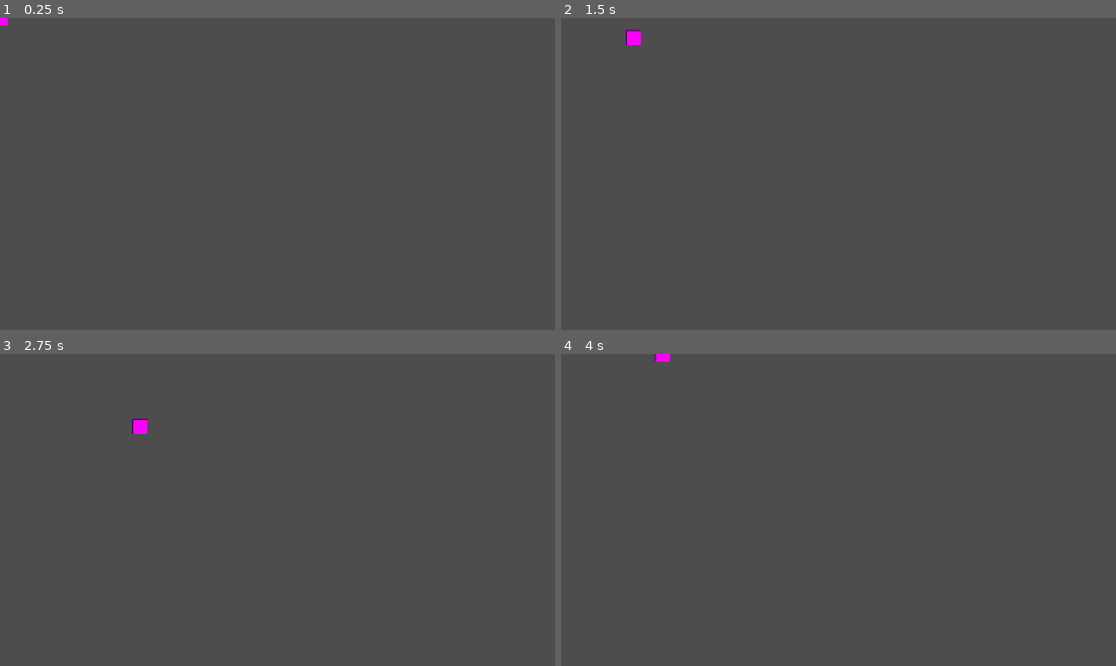
Above: before the commit, frames 1-4 (two rows, left to right).
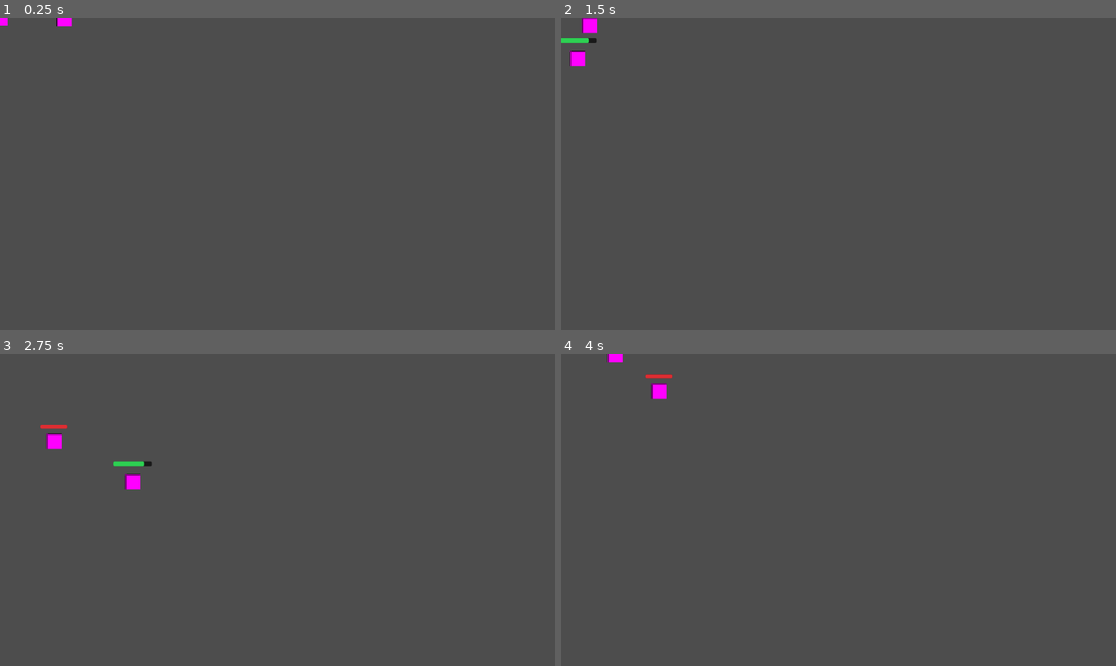
Above: after the commit, the same moments.

Repository: Excellund/AbyssalDescent
Game: Godot game, scene res://scenes/Main.tscn
The game is run twice, just before and just after one commit, with the same random seed, the same clock (stepped at 60 frames per second) and the same inputs. Before the commit the project starts from res://scenes/Player.tscn.
Inputs:
- Up to frame 1 (0.25 s): no input
- Up to frame 2 (1.5 s): hold D (move_right) 0.53-1.28 s; tap Space (dash) at 0.6, 1.35 s; hold S (move_down) from 1.28 s (still down)
- Up to frame 3 (2.75 s): release S (move_down) at 2.03 s; hold D (move_right) from 2.03 s (still down); tap Space (dash) at 2.1 s
- Up to frame 4 (4 s): release D (move_right) at 2.78 s; hold W (move_up) 2.78-3.53 s; tap Space (dash) at 2.85, 3.6 s; hold A (move_left) from 3.53 s (still down)

The runs differ from the first frame. In frame 1, less than 0.1% of the frame differs, in the area x 10-14%, y 0-3%; in frame 2, 0.5%; in frame 3, 0.6%, in the area x 7-28%, y 20-44%; in frame 4, 0.4%.

Commit message:
Added early combat

Diff:
--- a/project.godot
+++ b/project.godot
@@ -11,7 +11,7 @@
 [application]
 
 config/name="Godot2026"
-run/main_scene="uid://drax5neg5nl7r"
+run/main_scene="uid://duxot7tpxkfg6"
 config/features=PackedStringArray("4.6", "GL Compatibility")
 config/icon="res://icon.svg"
 
--- /dev/null
+++ b/scenes/Enemy.tscn
@@ -0,0 +1,19 @@
+[gd_scene format=3 uid="uid://dllhihwqi4oa7"]
+
+[ext_resource type="Script" uid="uid://2kdr05mq7jhy" path="res://scripts/enemy.gd" id="1_3gvst"]
+
+[sub_resource type="RectangleShape2D" id="RectangleShape2D_2qkhh"]
+size = Vector2(32, 32)
+
+[sub_resource type="PlaceholderTexture2D" id="PlaceholderTexture2D_2qkhh"]
+size = Vector2(32, 32)
+
+[node name="Enemy" type="CharacterBody2D" unique_id=479285114]
+position = Vector2(0, 1)
+script = ExtResource("1_3gvst")
+
+[node name="CollisionShape2D" type="CollisionShape2D" parent="." unique_id=1867714868]
+shape = SubResource("RectangleShape2D_2qkhh")
+
+[node name="Sprite2D" type="Sprite2D" parent="." unique_id=442906714]
+texture = SubResource("PlaceholderTexture2D_2qkhh")
--- a/scenes/Main.tscn
+++ b/scenes/Main.tscn
@@ -1,3 +1,12 @@
 [gd_scene format=3 uid="uid://duxot7tpxkfg6"]
 
+[ext_resource type="PackedScene" uid="uid://drax5neg5nl7r" path="res://scenes/Player.tscn" id="1_elqb8"]
+[ext_resource type="PackedScene" uid="uid://dllhihwqi4oa7" path="res://scenes/Enemy.tscn" id="2_rvslj"]
+
 [node name="Main" type="Node2D" unique_id=1680556229]
+
+[node name="Player" parent="." unique_id=1831438957 instance=ExtResource("1_elqb8")]
+
+[node name="Enemy" parent="." unique_id=479285114 instance=ExtResource("2_rvslj")]
+position = Vector2(160, 1)
+target_path = NodePath("../Player")
--- /dev/null
+++ b/scripts/enemy.gd
@@ -0,0 +1,106 @@
+extends CharacterBody2D
+
+signal health_changed(current_health: int, max_health: int)
+signal died
+
+@export var target_path: NodePath
+@export var move_speed: float = 160.0
+@export var acceleration: float = 900.0
+@export var deceleration: float = 1200.0
+@export var stop_distance: float = 8.0
+@export var max_health: int = 40
+@export var health_bar_size: Vector2 = Vector2(56.0, 8.0)
+@export var health_bar_offset: Vector2 = Vector2(-28.0, -34.0)
+
+var target: Node2D
+var current_health: int = 40
+var health_bar: ProgressBar
+
+func _ready() -> void:
+	motion_mode = CharacterBody2D.MOTION_MODE_FLOATING
+	platform_floor_layers = 0
+	platform_wall_layers = 0
+	add_to_group("enemies")
+	health_changed.connect(_update_health_bar)
+	_create_health_bar()
+	current_health = clampi(current_health, 0, max_health)
+	health_changed.emit(current_health, max_health)
+	target = get_node_or_null(target_path) as Node2D
+
+func _physics_process(delta: float) -> void:
+	_refresh_target_if_missing()
+	var desired_velocity := _get_desired_velocity()
+	var move_rate := acceleration if desired_velocity != Vector2.ZERO else deceleration
+	velocity = velocity.move_toward(desired_velocity, move_rate * delta)
+	move_and_slide()
+
+func _refresh_target_if_missing() -> void:
+	if is_instance_valid(target):
+		return
+	if target_path != NodePath():
+		target = get_node_or_null(target_path) as Node2D
+
+func _get_desired_velocity() -> Vector2:
+	if not is_instance_valid(target):
+		return Vector2.ZERO
+	var to_target := target.global_position - global_position
+	if to_target.length() <= stop_distance:
+		return Vector2.ZERO
+	return to_target.normalized() * move_speed
+
+func take_damage(amount: int) -> void:
+	if amount <= 0:
+		return
+	_set_health(current_health - amount)
+
+func heal(amount: int) -> void:
+	if amount <= 0:
+		return
+	_set_health(current_health + amount)
+
+func is_dead() -> bool:
+	return current_health <= 0
+
+func _set_health(value: int) -> void:
+	var previous_health := current_health
+	current_health = clampi(value, 0, max_health)
+	if current_health == previous_health:
+		return
+	health_changed.emit(current_health, max_health)
+	if current_health == 0:
+		died.emit()
+		queue_free()
+
+func _create_health_bar() -> void:
+	health_bar = ProgressBar.new()
+	health_bar.min_value = 0.0
+	health_bar.max_value = float(max_health)
+	health_bar.value = float(current_health)
+	health_bar.show_percentage = false
+	health_bar.position = health_bar_offset
+	health_bar.custom_minimum_size = health_bar_size
+	health_bar.mouse_filter = Control.MOUSE_FILTER_IGNORE
+
+	var background_style := StyleBoxFlat.new()
+	background_style.bg_color = Color(0.08, 0.08, 0.08, 0.92)
+	background_style.corner_radius_top_left = 3
+	background_style.corner_radius_top_right = 3
+	background_style.corner_radius_bottom_left = 3
+	background_style.corner_radius_bottom_right = 3
+
+	var fill_style := StyleBoxFlat.new()
+	fill_style.bg_color = Color(0.9, 0.18, 0.2, 0.96)
+	fill_style.corner_radius_top_left = 3
+	fill_style.corner_radius_top_right = 3
+	fill_style.corner_radius_bottom_left = 3
+	fill_style.corner_radius_bottom_right = 3
+
+	health_bar.add_theme_stylebox_override("background", background_style)
+	health_bar.add_theme_stylebox_override("fill", fill_style)
+	add_child(health_bar)
+
+func _update_health_bar(new_health: int, new_max_health: int) -> void:
+	if health_bar == null:
+		return
+	health_bar.max_value = float(new_max_health)
+	health_bar.value = float(new_health)
--- a/scripts/player.gd
+++ b/scripts/player.gd
@@ -1,9 +1,232 @@
 extends CharacterBody2D
 
-@export var speed: float = 200.0
-
-func _physics_process(_delta: float) -> void:
-	# Uses Input Map actions so controls can be remapped in Project Settings.
-	var direction := Input.get_vector("move_left", "move_right", "move_up", "move_down")
-	velocity = direction * speed
+signal health_changed(current_health: int, max_health: int)
+signal died
+
+@export var max_speed: float = 220.0
+@export var acceleration: float = 1400.0
+@export var deceleration: float = 1800.0
+@export var turn_boost: float = 1.25
+@export var dash_speed: float = 600.0
+@export var dash_duration: float = 0.12
+@export var dash_cooldown: float = 0.35
+@export var max_health: int = 100
+@export var contact_damage: int = 10
+@export var contact_damage_cooldown: float = 0.4
+@export var health_bar_size: Vector2 = Vector2(80.0, 10.0)
+@export var health_bar_offset: Vector2 = Vector2(-40.0, -42.0)
+@export var impact_sound: AudioStream = preload("res://sounds/impactPunch_medium_002.ogg")
+@export var impact_volume_db: float = -6.0
+@export var damage_flash_color: Color = Color(0.95, 0.12, 0.12, 1.0)
+@export_range(0.0, 1.0, 0.01) var damage_flash_alpha: float = 0.45
+@export var damage_flash_fade_time: float = 0.16
+
+var dash_time_left: float = 0.0
+var dash_cooldown_left: float = 0.0
+var last_move_direction: Vector2 = Vector2.RIGHT
+var dash_direction: Vector2 = Vector2.ZERO
+var current_health: int = 100
+var contact_damage_cooldown_left: float = 0.0
+var health_bar: ProgressBar
+var impact_sound_player: AudioStreamPlayer2D
+var scene_restart_queued: bool = false
+var damage_flash_layer: CanvasLayer
+var damage_flash_rect: ColorRect
+var damage_flash_tween: Tween
+
+func _ready() -> void:
+	died.connect(_restart_current_scene)
+	health_changed.connect(_update_health_bar)
+	_create_damage_flash()
+	_create_health_bar()
+	_create_impact_sound_player()
+	current_health = clampi(current_health, 0, max_health)
+	health_changed.emit(current_health, max_health)
+
+func _physics_process(delta: float) -> void:
+	var direction := _read_movement_direction()
+	_update_last_move_direction(direction)
+	_update_dash_cooldown(delta)
+	_update_contact_damage_cooldown(delta)
+	_try_start_dash(direction)
+
+	if _process_active_dash(delta):
+		_process_enemy_collisions()
+		return
+
+	_update_ground_movement(direction, delta)
 	move_and_slide()
+	_process_enemy_collisions()
+
+func _read_movement_direction() -> Vector2:
+	return Input.get_vector("move_left", "move_right", "move_up", "move_down")
+
+func _update_last_move_direction(direction: Vector2) -> void:
+	if direction != Vector2.ZERO:
+		last_move_direction = direction
+
+func _update_dash_cooldown(delta: float) -> void:
+	if dash_cooldown_left > 0.0:
+		dash_cooldown_left = maxf(0.0, dash_cooldown_left - delta)
+
+func _update_contact_damage_cooldown(delta: float) -> void:
+	if contact_damage_cooldown_left > 0.0:
+		contact_damage_cooldown_left = maxf(0.0, contact_damage_cooldown_left - delta)
+
+func _try_start_dash(direction: Vector2) -> void:
+	if not Input.is_action_just_pressed("dash"):
+		return
+	if dash_cooldown_left > 0.0:
+		return
+
+	dash_direction = direction if direction != Vector2.ZERO else last_move_direction
+	dash_time_left = dash_duration
+	dash_cooldown_left = dash_cooldown
+
+func _process_active_dash(delta: float) -> bool:
+	if dash_time_left <= 0.0:
+		return false
+
+	dash_time_left = maxf(0.0, dash_time_left - delta)
+	velocity = dash_direction * dash_speed
+	move_and_slide()
+	return true
+
+func _update_ground_movement(direction: Vector2, delta: float) -> void:
+	var target_velocity := direction * max_speed
+	var applied_acceleration := _get_applied_acceleration(target_velocity)
+	var move_rate := applied_acceleration if direction != Vector2.ZERO else deceleration
+	velocity = velocity.move_toward(target_velocity, move_rate * delta)
+
+func _get_applied_acceleration(target_velocity: Vector2) -> float:
+	if target_velocity == Vector2.ZERO:
+		return acceleration
+	if velocity.dot(target_velocity) < 0.0:
+		return acceleration * turn_boost
+	return acceleration
+
+func take_damage(amount: int) -> void:
+	if amount <= 0:
+		return
+	var health_before := current_health
+	_set_health(current_health - amount)
+	if current_health < health_before:
+		_play_damage_flash()
+
+func heal(amount: int) -> void:
+	if amount <= 0:
+		return
+	_set_health(current_health + amount)
+
+func is_dead() -> bool:
+	return current_health <= 0
+
+func _set_health(value: int) -> void:
+	var previous_health := current_health
+	current_health = clampi(value, 0, max_health)
+	if current_health == previous_health:
+		return
+	health_changed.emit(current_health, max_health)
+	if current_health == 0:
+		died.emit()
+
+func _process_enemy_collisions() -> void:
+	if contact_damage_cooldown_left > 0.0:
+		return
+
+	for collision_index in get_slide_collision_count():
+		var collision := get_slide_collision(collision_index)
+		if collision == null:
+			continue
+		var collider := collision.get_collider()
+		if not _is_enemy_collider(collider):
+			continue
+		take_damage(contact_damage)
+		_play_impact_sound()
+		contact_damage_cooldown_left = contact_damage_cooldown
+		break
+
+func _is_enemy_collider(collider: Object) -> bool:
+	if not (collider is Node):
+		return false
+	var collider_node := collider as Node
+	return collider_node.is_in_group("enemies") or collider_node.is_in_group("enemy")
+
+func _create_health_bar() -> void:
+	health_bar = ProgressBar.new()
+	health_bar.min_value = 0.0
+	health_bar.max_value = float(max_health)
+	health_bar.value = float(current_health)
+	health_bar.show_percentage = false
+	health_bar.position = health_bar_offset
+	health_bar.custom_minimum_size = health_bar_size
+	health_bar.mouse_filter = Control.MOUSE_FILTER_IGNORE
+
+	var background_style := StyleBoxFlat.new()
+	background_style.bg_color = Color(0.08, 0.08, 0.08, 0.92)
+	background_style.corner_radius_top_left = 3
+	background_style.corner_radius_top_right = 3
+	background_style.corner_radius_bottom_left = 3
+	background_style.corner_radius_bottom_right = 3
+
+	var fill_style := StyleBoxFlat.new()
+	fill_style.bg_color = Color(0.18, 0.85, 0.33, 0.96)
+	fill_style.corner_radius_top_left = 3
+	fill_style.corner_radius_top_right = 3
+	fill_style.corner_radius_bottom_left = 3
+	fill_style.corner_radius_bottom_right = 3
+
+	health_bar.add_theme_stylebox_override("background", background_style)
+	health_bar.add_theme_stylebox_override("fill", fill_style)
+	add_child(health_bar)
+
+func _update_health_bar(new_health: int, new_max_health: int) -> void:
+	if health_bar == null:
+		return
+	health_bar.max_value = float(new_max_health)
+	health_bar.value = float(new_health)
+
+func _create_impact_sound_player() -> void:
+	impact_sound_player = AudioStreamPlayer2D.new()
+	impact_sound_player.stream = impact_sound
+	impact_sound_player.volume_db = impact_volume_db
+	add_child(impact_sound_player)
+
+func _play_impact_sound() -> void:
+	if impact_sound_player == null:
+		return
+	if impact_sound_player.stream == null:
+		return
+	impact_sound_player.play()
+
+func _restart_current_scene() -> void:
+	if scene_restart_queued:
+		return
+	scene_restart_queued = true
+	get_tree().call_deferred("reload_current_scene")
+
+func _create_damage_flash() -> void:
+	damage_flash_layer = CanvasLayer.new()
+	damage_flash_layer.layer = 100
+
+	damage_flash_rect = ColorRect.new()
+	damage_flash_rect.set_anchors_preset(Control.PRESET_FULL_RECT)
+	damage_flash_rect.offset_left = 0.0
+	damage_flash_rect.offset_top = 0.0
+	damage_flash_rect.offset_right = 0.0
+	damage_flash_rect.offset_bottom = 0.0
+	damage_flash_rect.color = damage_flash_color
+	damage_flash_rect.modulate = Color(1.0, 1.0, 1.0, 0.0)
+	damage_flash_rect.mouse_filter = Control.MOUSE_FILTER_IGNORE
+
+	damage_flash_layer.add_child(damage_flash_rect)
+	add_child(damage_flash_layer)
+
+func _play_damage_flash() -> void:
+	if damage_flash_rect == null:
+		return
+	if damage_flash_tween != null and damage_flash_tween.is_valid():
+		damage_flash_tween.kill()
+	damage_flash_rect.modulate.a = damage_flash_alpha
+	damage_flash_tween = create_tween()
+	damage_flash_tween.tween_property(damage_flash_rect, "modulate:a", 0.0, damage_flash_fade_time)
Not shown, added: scripts/enemy.gd.uid
